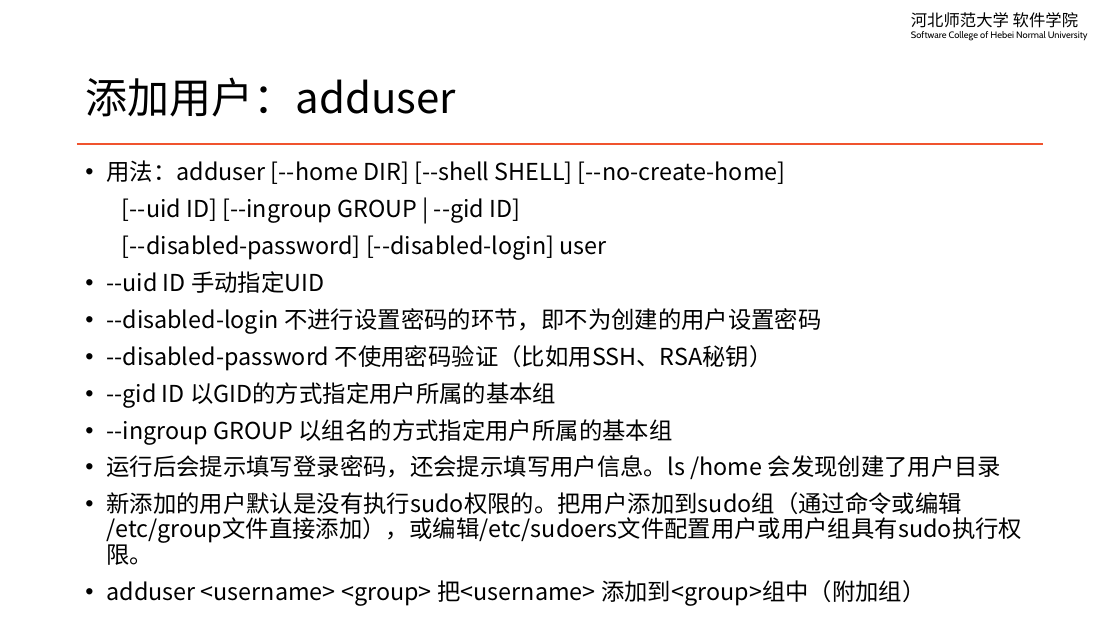
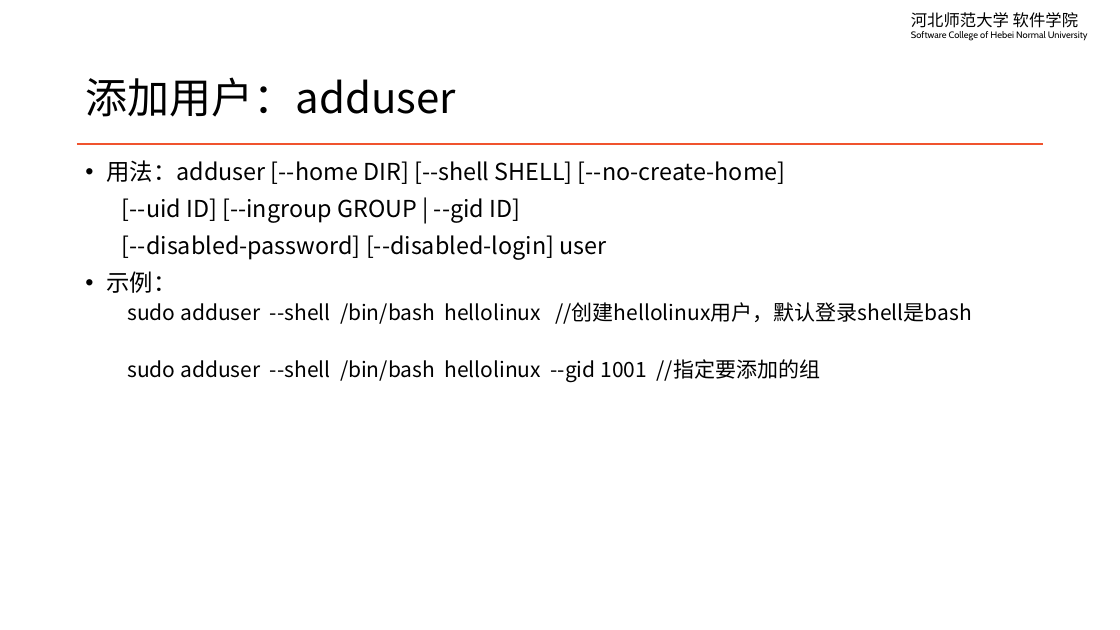
Before and after one commit to edu2act/course-linux-system, a slide deck: slide 11 of materials/slides/ch05-user-managment.pptx. Drawn at 1120x630 pixels with LibreOffice and Linux fonts; fonts in the diff are those of the drawing. Boxes give left, top, right and bottom in pixels: in the first picture for what was removed or moved away, otherwise in the second. Text is boxed around its words. In the diff, an @@ line names an element or a change of style, - is before the commit and + after.

```diff
--- a/materials/slides/ch05-user-managment.pptx
+++ b/materials/slides/ch05-user-managment.pptx
@@ text at (106,271,972,382): text changed; size 20 to 18 pt @@
-• --uid ID 手动指定UID
-• --disabled-login 不进行设置密码的环节，即不为创建的用户设置密码
-• --disabled-password 不使用密码验证（比如用SSH、RSA秘钥）
-• --gid ID 以GID的方式指定用户所属的基本组
-• --ingroup GROUP 以组名的方式指定用户所属的基本组
-• 运行后会提示填写登录密码，还会提示填写用户信息。ls /home 会发现创建了用户目录
-• 新添加的用户默认是没有执行sudo权限的。把用户添加到sudo组（通过命令或编辑 /etc/group文件直接添加），或编辑/etc/sudoers文件配置用户或用户组具有sudo执行权限。
-• adduser <username> <group> 把<username> 添加到<group>组中（附加组）
+• 示例：
+  sudo adduser --shell /bin/bash hellolinux //创建hellolinux用户，默认登录shell是bash
+  sudo adduser --shell /bin/bash hellolinux --gid 1001 //指定要添加的组
```
Also in this commit, not shown: 3 other slides changed, 9 other files.
